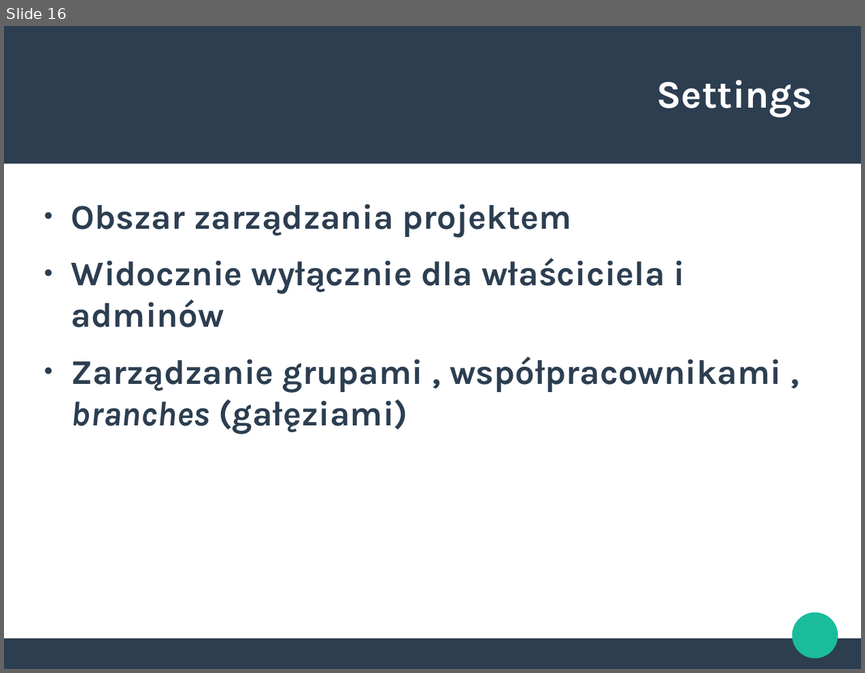
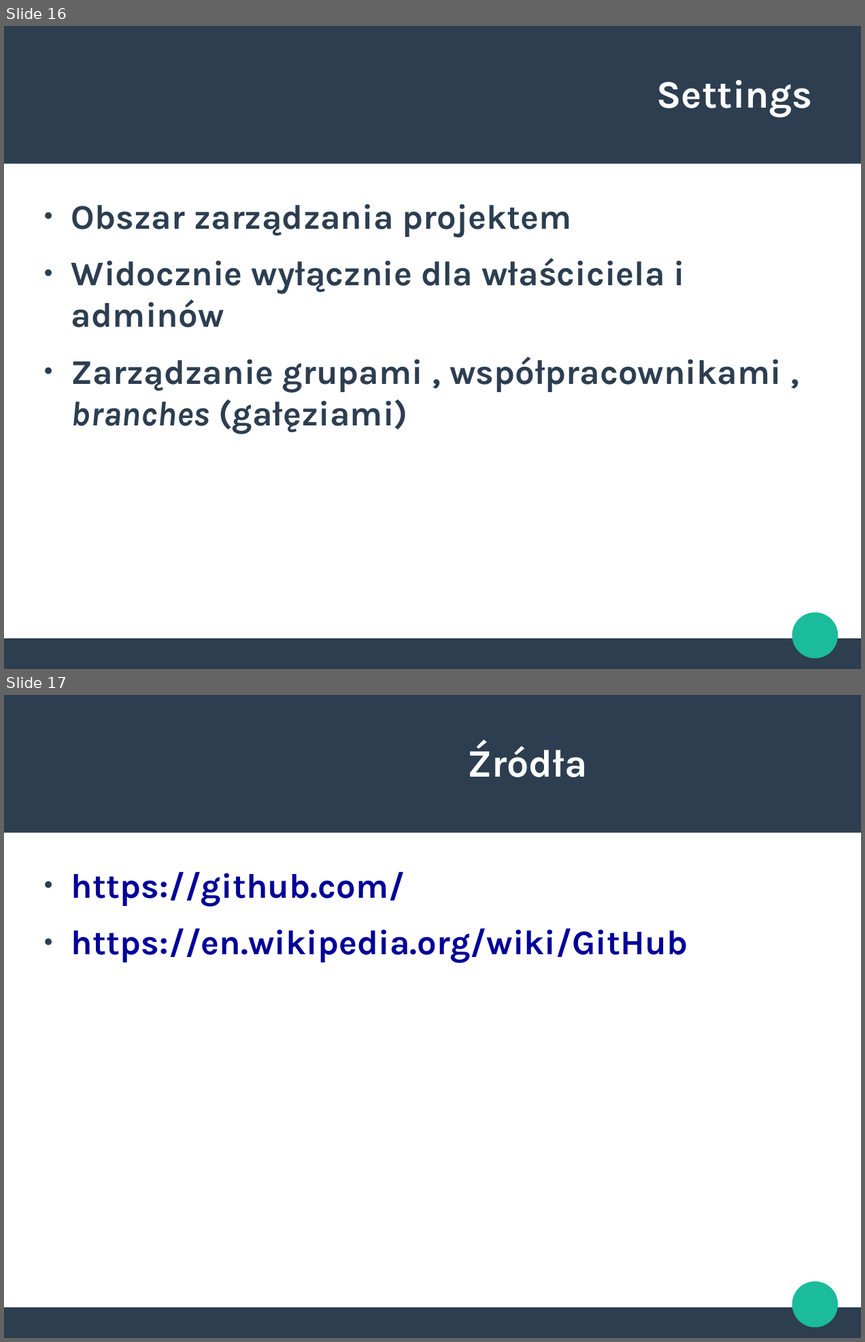
Before and after one commit to PZZProject/ProjecktPrezentacja, a slide deck: PrezentacjaGitHub.odp. Shown one above the other, each under a label of ours: slide 16 before the commit, slides 16 and 17 after it. The pictures are 865x673 and 865x1342 pixels, drawn with LibreOffice and Linux fonts; fonts in the diff are those of the drawing. Boxes give left, top, right and bottom in pixels: in the first picture for what was removed or moved away, otherwise in the second. Text is boxed around its words. In the diff, an @@ line names an element or a change of style, - is before the commit and + after.

```diff
--- a/PrezentacjaGitHub.odp
+++ b/PrezentacjaGitHub.odp
@@ slide 17 added at (x1=4, y1=695, x2=861, y2=1338), background #FFFFFF; not listed: 3 template elements that a slide beside it also shows @@
@@ title added at (x1=467, y1=742, x2=587, y2=777), 36 pt, text #FFFFFF, bold @@
+Źródła
@@ text added at (x1=71, y1=872, x2=687, y2=962), 32 pt, text #000099, bold @@
+● https://github.com/
+● https://en.wikipedia.org/wiki/GitHub
```
Also in this commit, not shown: 2 slides changed.
